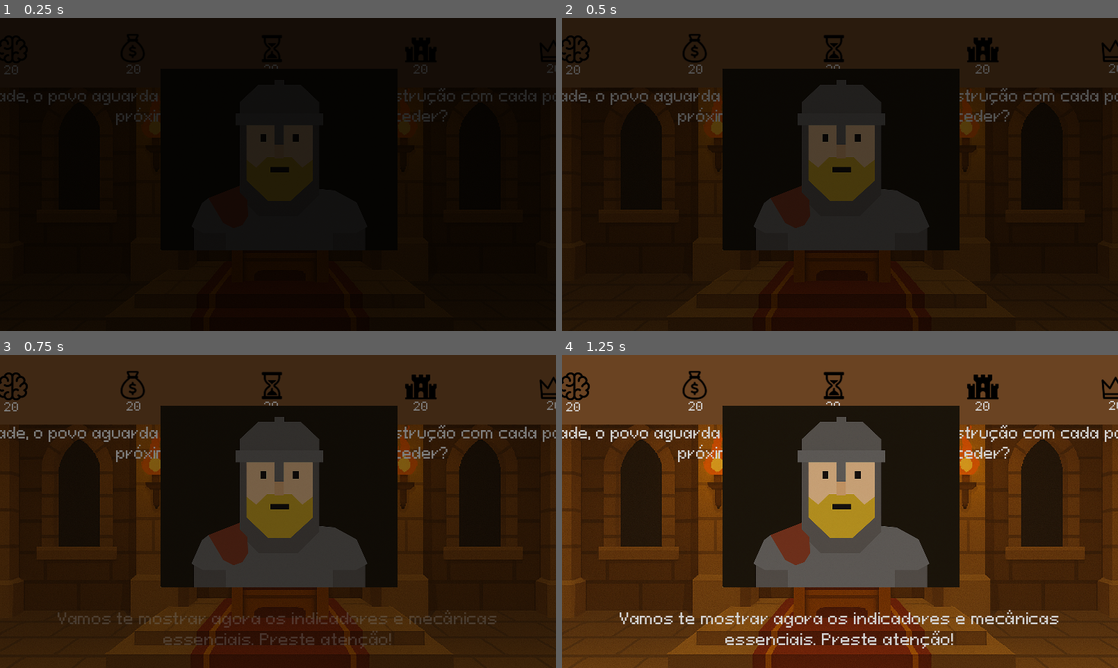
Above: before the commit, frames 1-4 (two rows, left to right).
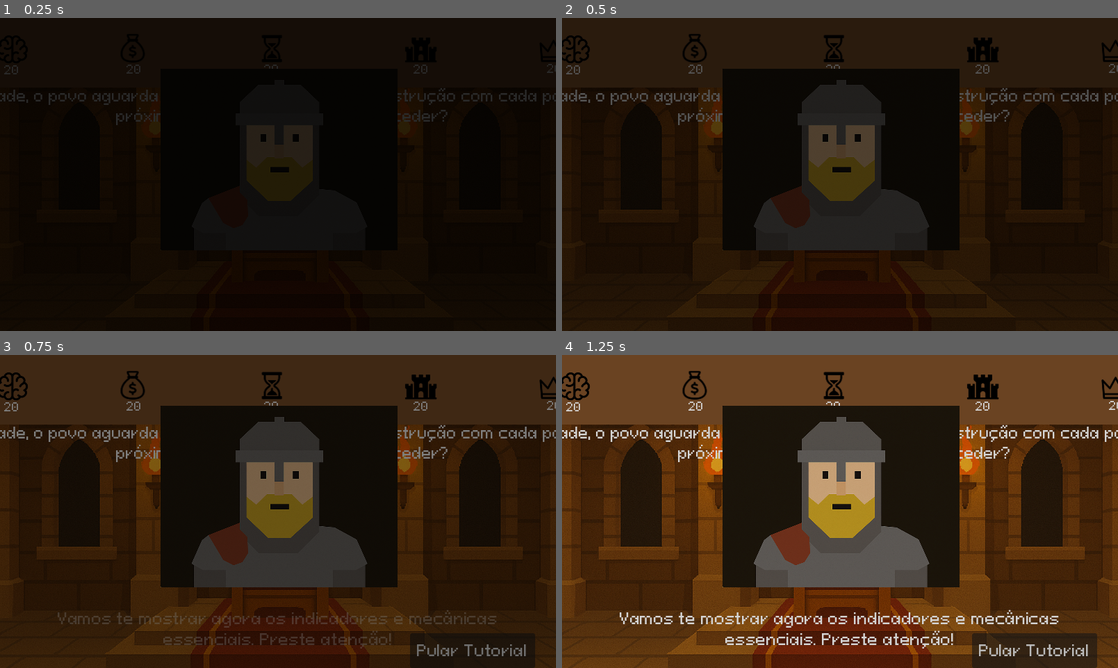
Above: after the commit, the same moments.

Repository: JulioDomanski/TCC
Game: Godot game, scene res://scenes/Main.tscn
Two runs of this game, one before a commit and one after it. Both use one fixed random seed, a clock stepped at 60 frames per second and the inputs below. This scene is started directly instead of the project's main scene. Sound files missing from this copy of the repository are replaced by a short silence.
Inputs (mouse positions are in pixels of both pictures, inside the frame that each line leads up to):
- Up to frame 1 (0.25 s): no input
- Up to frame 2 (0.5 s): no input
- Up to frame 3 (0.75 s): drag from (266, 502) to (333, 442) at 0.52 s
- Up to frame 4 (1.25 s): no input

Frames 1-2 are identical in both runs. In frame 3, 1.6% of the frame differs, in the area x 73-97%, y 88-100%; in frame 4, 2.5%.

Commit message:
feature: botao para pular tutorial funcional

Diff:
--- a/scripts/Main.gd
+++ b/scripts/Main.gd
@@ -13,7 +13,8 @@
 var is_tutorial_busy := false
 var chapter_one_correct_answers = 0
 var chapter_one_total_questions = 0
-
+var button_skip : Button
+var skipped_tutorial = false
 @onready var vbox_label_tutorial : VBoxContainer
 
 @onready var backIndicadores = $MiddleControl/WrapperIndicadores/BackIndicadores
@@ -395,30 +396,75 @@
 func _input(event):
 
 
-	if event is InputEventMouseButton and event.pressed and tutorial_index<=tutorial_passos.size()-1:
-		if(tutorial_index == 0):
-			var card = cardContainer.get_child(1,false).get_child(0,true)
-			blocker = ColorRect.new()
-			blocker.color = Color(0, 0, 0, 0)
-			blocker.mouse_filter = MOUSE_FILTER_STOP
-			blocker.size = card.size
-			blocker.anchor_bottom = card.anchor_bottom
-			blocker.anchor_left = card.anchor_left
-			blocker.anchor_right = card.anchor_right
-			blocker.anchor_top = card.anchor_top
-			blocker.offset_bottom = card.offset_bottom
-			blocker.offset_left= card.offset_left
-			blocker.offset_right = card.offset_right
-			blocker.offset_top= card.offset_top
-			add_child(blocker)
-
-
+	if event is InputEventMouseButton and event.pressed:
+		# Se clicou no botão de pular, não faz mais nada aqui
+		if button_skip and button_skip.get_global_rect().has_point(event.position):
+			return
+
+		if tutorial_index <= tutorial_passos.size() - 1:
+			if tutorial_index == 0:
+				var card = cardContainer.get_child(1, false).get_child(0, true)
+				blocker = ColorRect.new()
+				blocker.color = Color(0, 0, 0, 0)
+				blocker.mouse_filter = MOUSE_FILTER_STOP
+				blocker.size = card.size
+				blocker.anchor_bottom = card.anchor_bottom
+				blocker.anchor_left = card.anchor_left
+				blocker.anchor_right = card.anchor_right
+				blocker.anchor_top = card.anchor_top
+				blocker.offset_bottom = card.offset_bottom
+				blocker.offset_left = card.offset_left
+				blocker.offset_right = card.offset_right
+				blocker.offset_top = card.offset_top
+				add_child(blocker)
+
+				button_skip = Button.new()
+				button_skip.text = "Pular Tutorial"
+				button_skip.custom_minimum_size = Vector2(150, 50)
+				button_skip.add_theme_font_size_override("font_size", 22)
+				button_skip.modulate = Color(1, 1, 1, 1)
+				button_skip.z_index = 3
+				add_child(button_skip)
+
+				button_skip.anchor_left = 1
+				button_skip.anchor_top = 1
+				button_skip.anchor_right = 1
+				button_skip.anchor_bottom = 1
+				button_skip.offset_right = -30
+				button_skip.offset_bottom = -30
+				button_skip.offset_left = -210
+				button_skip.offset_top = -50
+				button_skip.pressed.connect(pular_tutorial)
+
+			if skipped_tutorial:
+				return
+
+			tutorial_index += 1
+			await mostrar_tutorial_passo()
+			print(tutorial_index)
+
+	if tutorial_index == 11:
+		blocker.mouse_filter = MOUSE_FILTER_IGNORE
+		blocker.queue_free()
 		tutorial_index += 1
-		await mostrar_tutorial_passo()
-		print(tutorial_index)
-
-
-	if(tutorial_index == 11):
-		blocker.mouse_filter =MOUSE_FILTER_IGNORE
+
+
+
+
+func pular_tutorial():
+	skipped_tutorial = true
+	if highlight_rect and is_instance_valid(highlight_rect):
+		highlight_rect.queue_free()
+
+	if tutorial_label and is_instance_valid(tutorial_label):
+		tutorial_label.text = ""
+		tutorial_label.queue_free()
+
+	if blocker and is_instance_valid(blocker):
 		blocker.queue_free()
-		tutorial_index+=1
+
+	if button_skip and is_instance_valid(button_skip):
+		button_skip.queue_free()
+
+	is_tutorial_busy = false
+	tutorial_index = tutorial_passos.size() + 1
